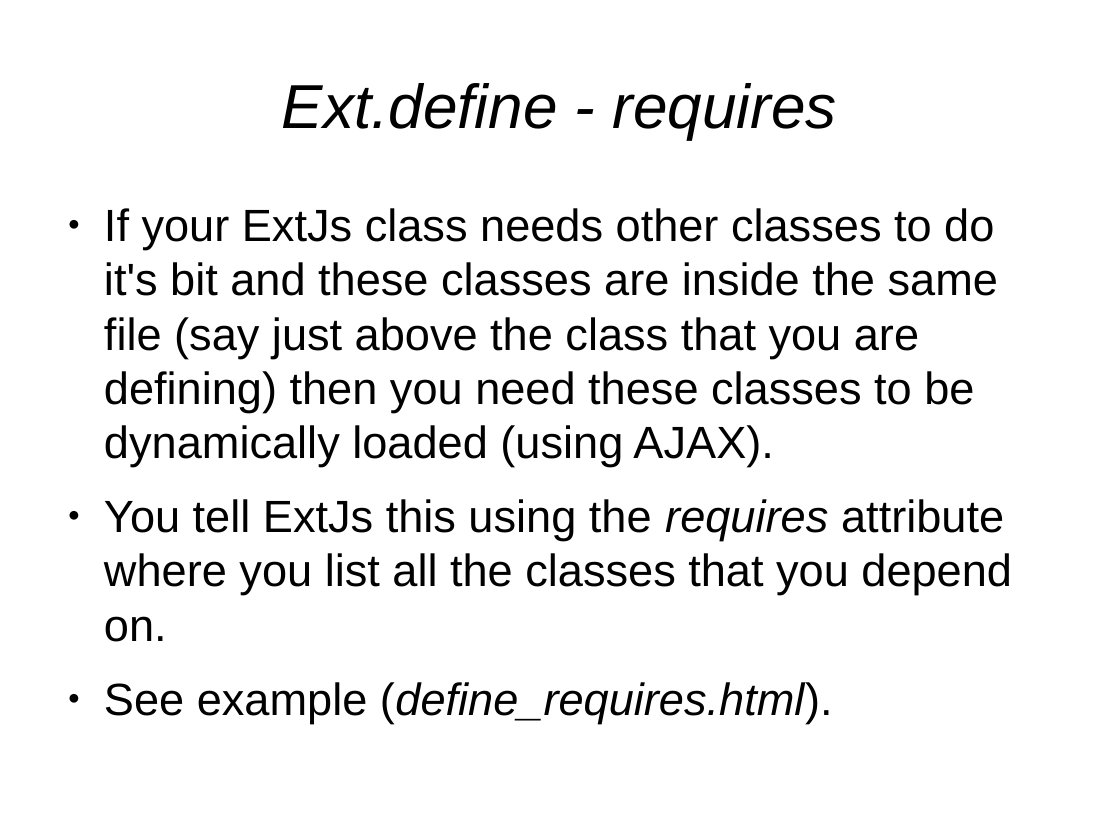
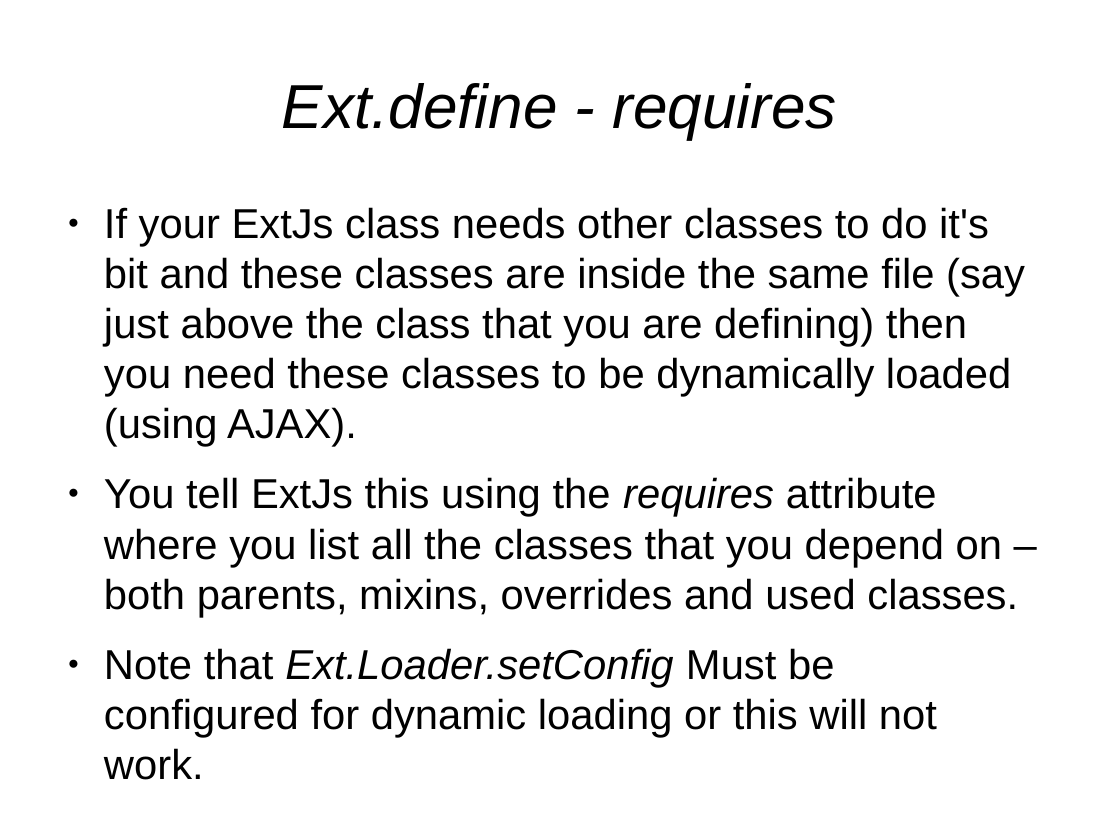
Before and after one commit to veltzer/demos, a slide deck: slide 13 of javascript/extjs/doc/extjs_oo.odp. Drawn at 1120x840 pixels with LibreOffice and Linux fonts; fonts in the diff are those of the drawing. Boxes give left, top, right and bottom in pixels: in the first picture for what was removed or moved away, otherwise in the second. Text is boxed around its words. In the diff, an @@ line names an element or a change of style, - is before the commit and + after.

```diff
--- a/javascript/extjs/doc/extjs_oo.odp
+++ b/javascript/extjs/doc/extjs_oo.odp
@@ text at box(104, 207, 1025, 447): size 32 to 29.6 pt in "If your ExtJs class needs other classes ..." @@
@@ text at box(104, 477, 1018, 780): text changed; size 32 to 29.6 pt @@
-● You tell ExtJs this using the requires attribute where you list all the classes that you depend on.
-● See example (define_requires.html).
+● You tell ExtJs this using the requires attribute where you list all the classes that you depend on – both parents, mixins, overrides and used classes.
+● Note that Ext.Loader.setConfig Must be configured for dynamic loading or this will not work.
```
Also in this commit, not shown: 2 slides added, 2 other files.
